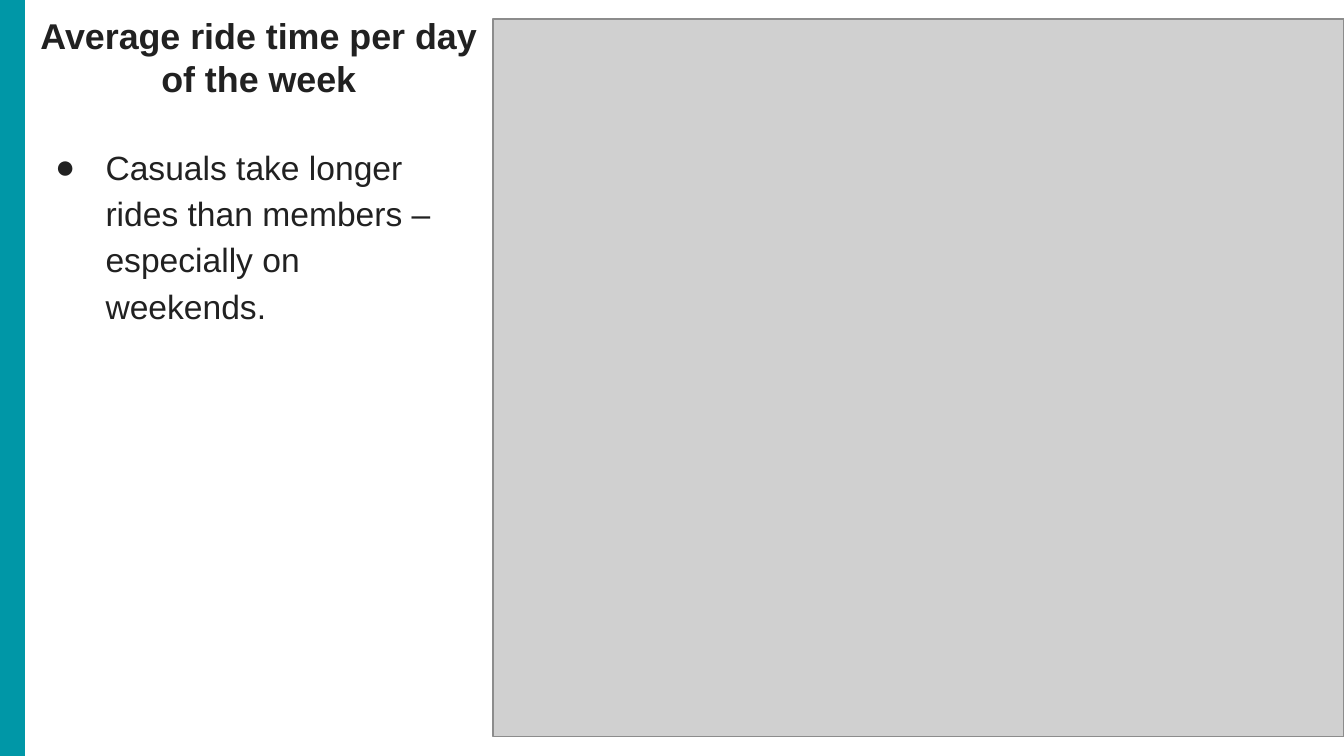
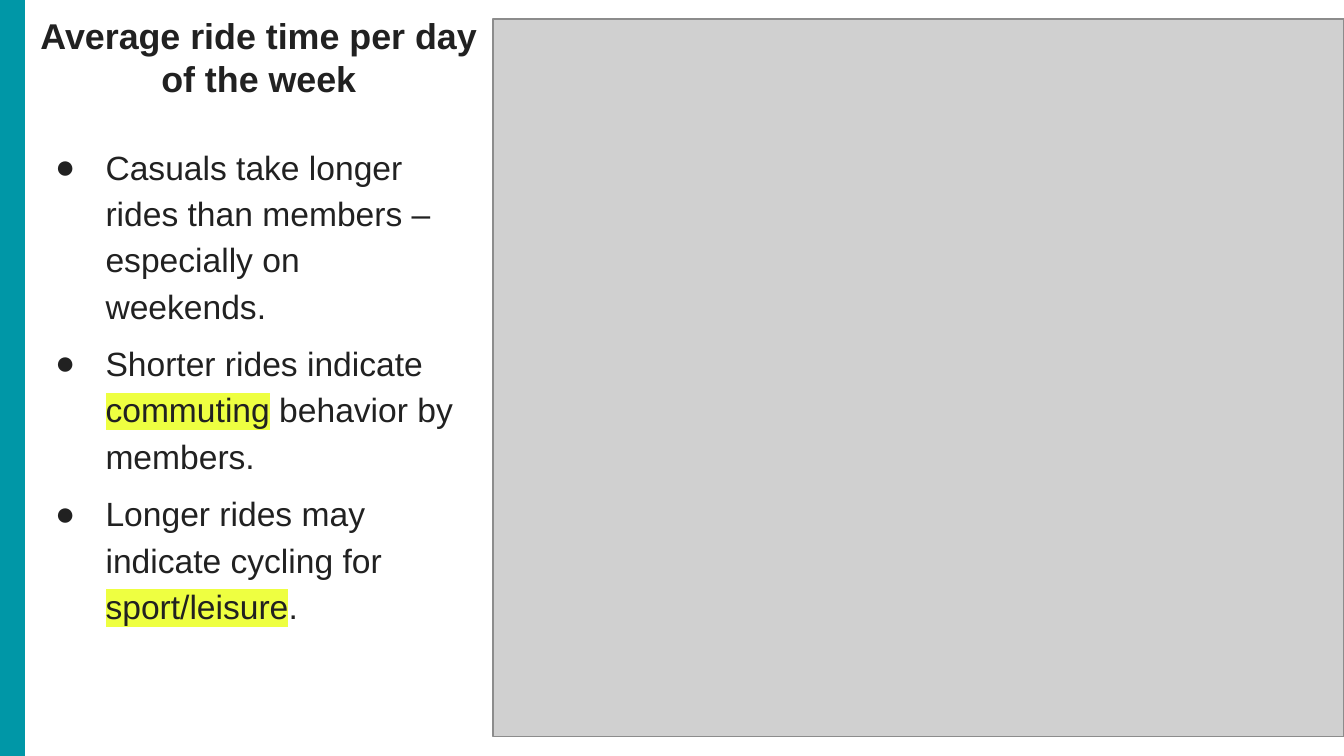
Before and after one commit to luanfaraujo/cyclistic-case-study-en, a slide deck: slide 11 of bike_share_presentation-en.pptx. Drawn at 1344x756 pixels with LibreOffice and Linux fonts; fonts in the diff are those of the drawing; grey boxes stand for pictures. Boxes give left, top, right and bottom in pixels: in the first picture for what was removed or moved away, otherwise in the second. Text is boxed around its words. In the diff, an @@ line names an element or a change of style, - is before the commit and + after.

```diff
--- a/bike_share_presentation-en.pptx
+++ b/bike_share_presentation-en.pptx
@@ text at (x1=106, y1=351, x2=452, y2=625): paragraphs added @@
+● Shorter rides indicate commuting behavior by members.
+● Longer rides may indicate cycling for sport/leisure.
```
Also in this commit, not shown: 6 other slides changed.
